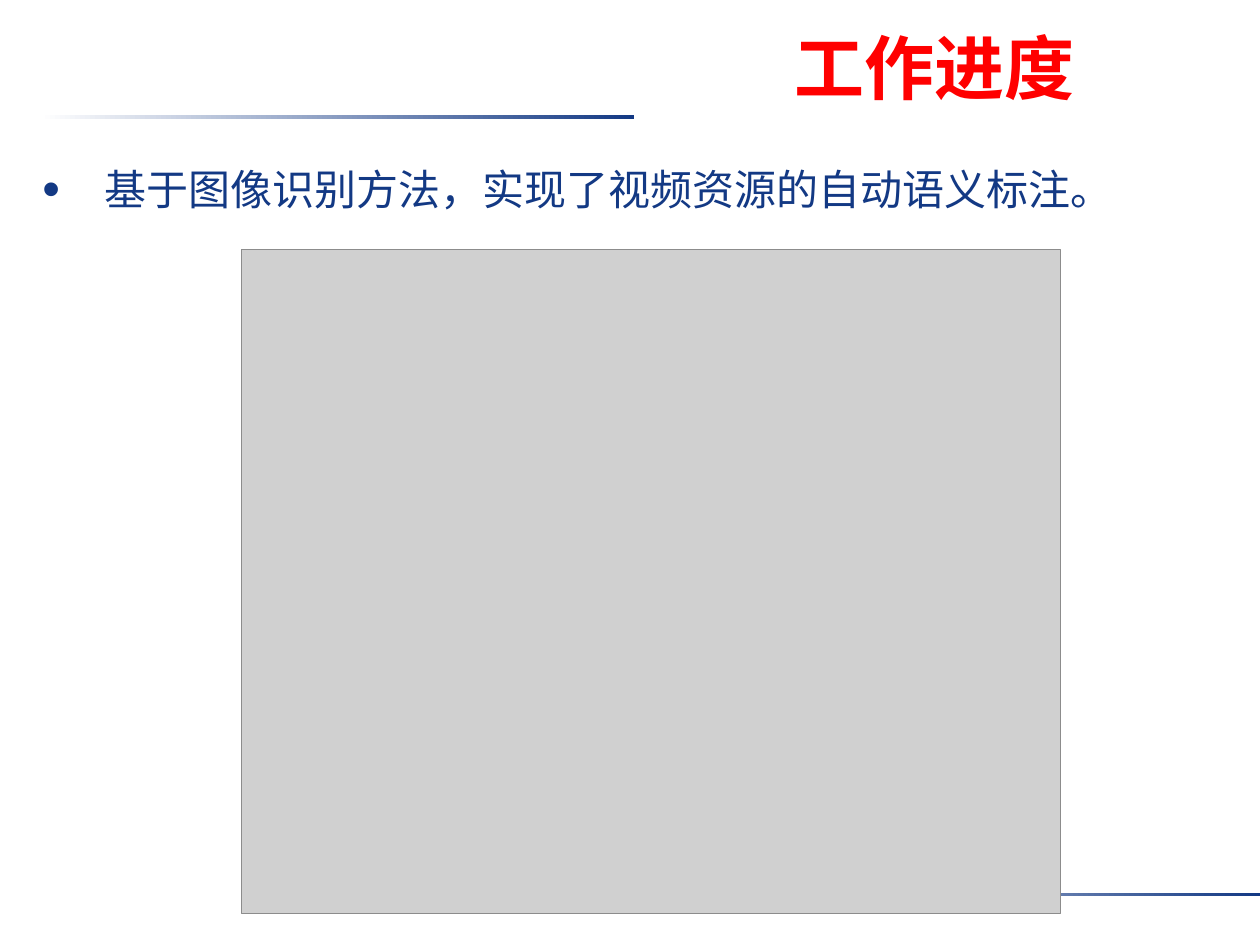
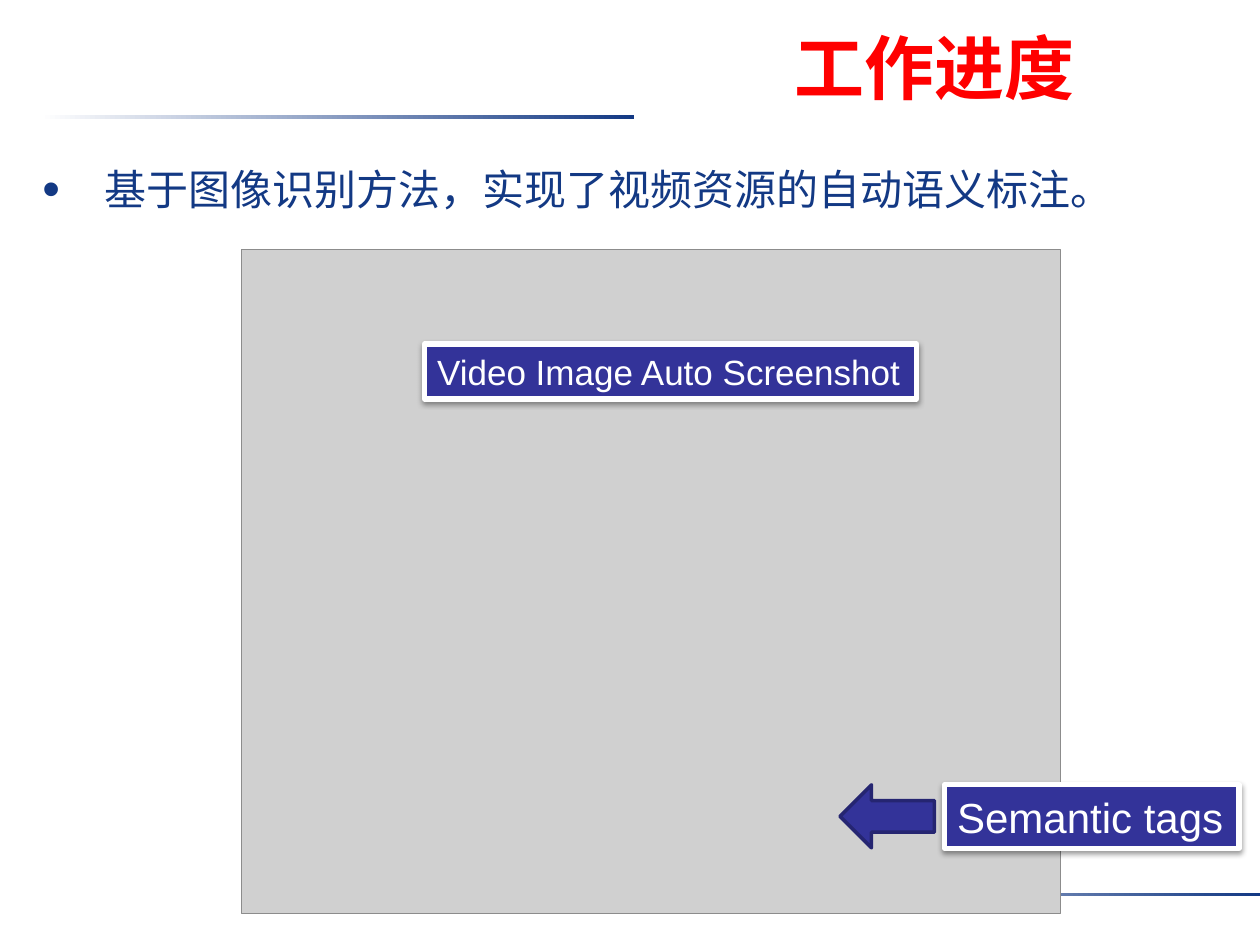
Before and after one commit to donhatquang/semantic, a slide deck: slide 11 of doc/大论文/中期答辩.pptx (slide 10 before the commit). Drawn at 1260x945 pixels with LibreOffice and Linux fonts; fonts in the diff are those of the drawing; grey boxes stand for pictures; background and template pictures are left out. Boxes give left, top, right and bottom in pixels: in the first picture for what was removed or moved away, otherwise in the second. Text is boxed around its words. In the diff, an @@ line names an element or a change of style, - is before the commit and + after.

```diff
--- a/doc/大论文/中期答辩.pptx
+++ b/doc/大论文/中期答辩.pptx
@@ rectangle added at [425,344,916,399], fill #333399, outline #FFFFFF 3 pt, 20 pt, text #FFFFFF @@
+Video Image Auto Screenshot
@@ left arrow added at [840,785,935,848], fill #333399, outline #262671 2 pt @@
@@ rectangle added at [945,785,1240,848], fill #333399, outline #FFFFFF 3 pt, 24 pt, text #FFFFFF @@
+Semantic tags
```
Also in this commit, not shown: 9 other slides changed, 1 slide added, 1 other file.
